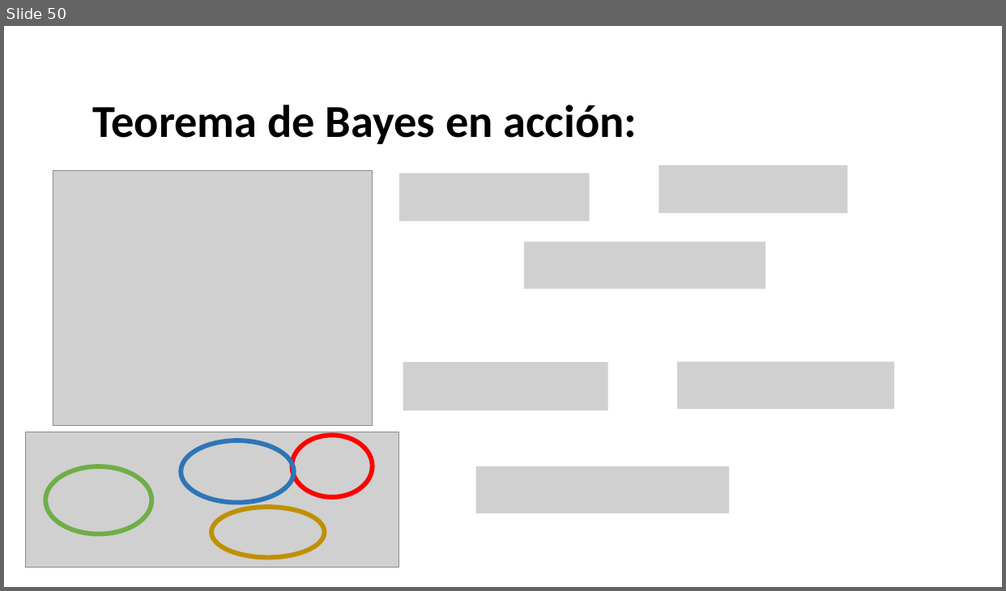
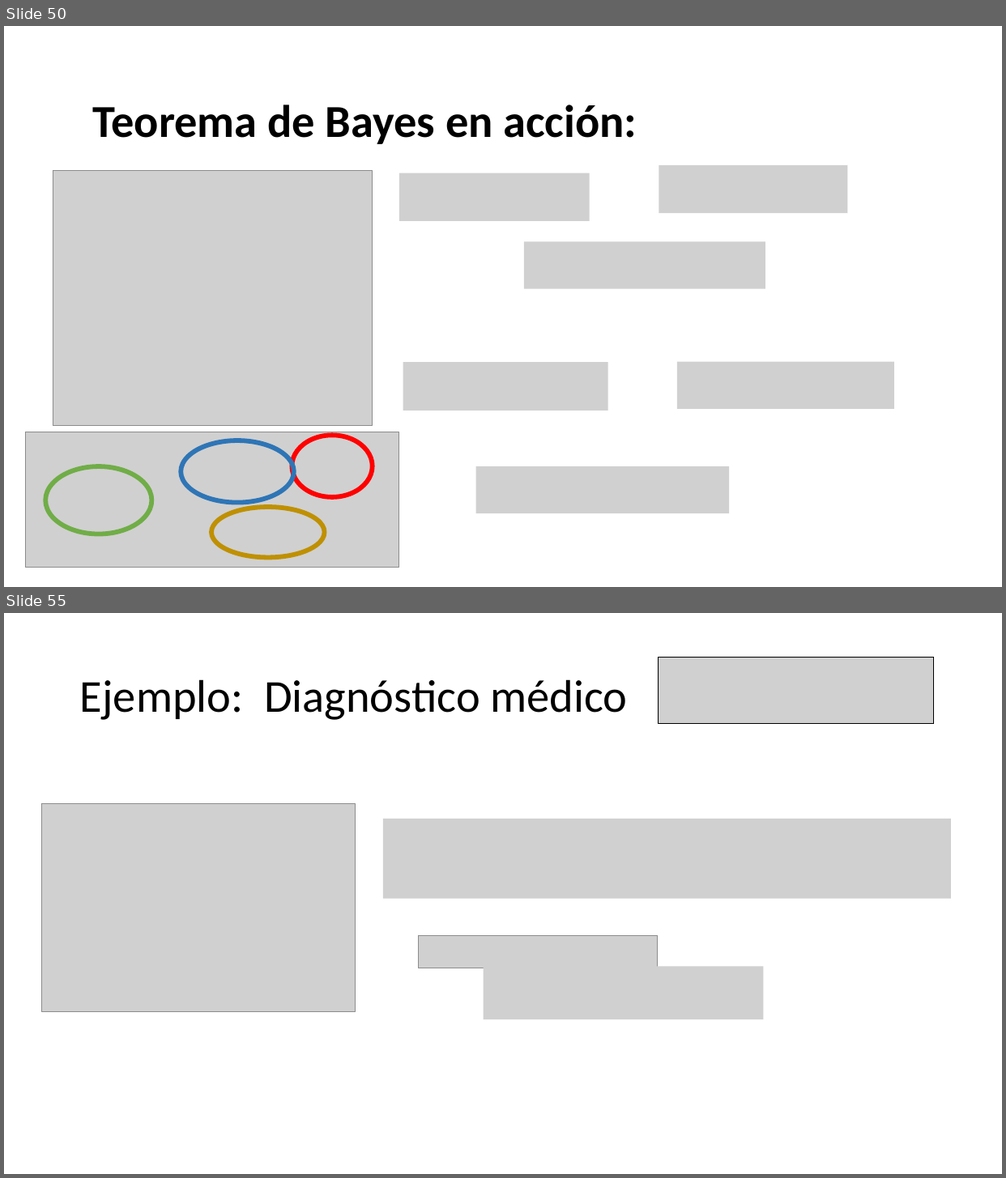
Before and after one commit to Adrifelcha/afchavez-019, a slide deck: Lab25/Adjuntías/2020-2/InferenciaBayesiana.pptx. Shown one above the other, each under a label of ours: slide 50 before the commit, slides 50 and 55 after it; the slides between them are not shown. The pictures are 1006x591 and 1006x1178 pixels, drawn with LibreOffice and Linux fonts; fonts in the diff are those of the drawing; grey boxes stand for pictures. Boxes give left, top, right and bottom in pixels: in the first picture for what was removed or moved away, otherwise in the second. Text is boxed around its words. In the diff, an @@ line names an element or a change of style, - is before the commit and + after.

```diff
--- a/Lab25/Adjuntías/2020-2/InferenciaBayesiana.pptx
+++ b/Lab25/Adjuntías/2020-2/InferenciaBayesiana.pptx
@@ slide 55 added at (4,613,1002,1174), background #FFFFFF @@
@@ picture added at (658,658,934,724) @@
@@ title added at (80,679,628,720), 44 pt, text #000000 @@
+Ejemplo: Diagnóstico médico
@@ picture added at (42,803,356,1012) @@
@@ picture added at (383,819,951,899) @@
@@ picture added at (418,935,658,969) @@
@@ picture added at (484,966,763,1020) @@
```
Also in this commit, not shown: 1 slide changed, 26 other slides added.
